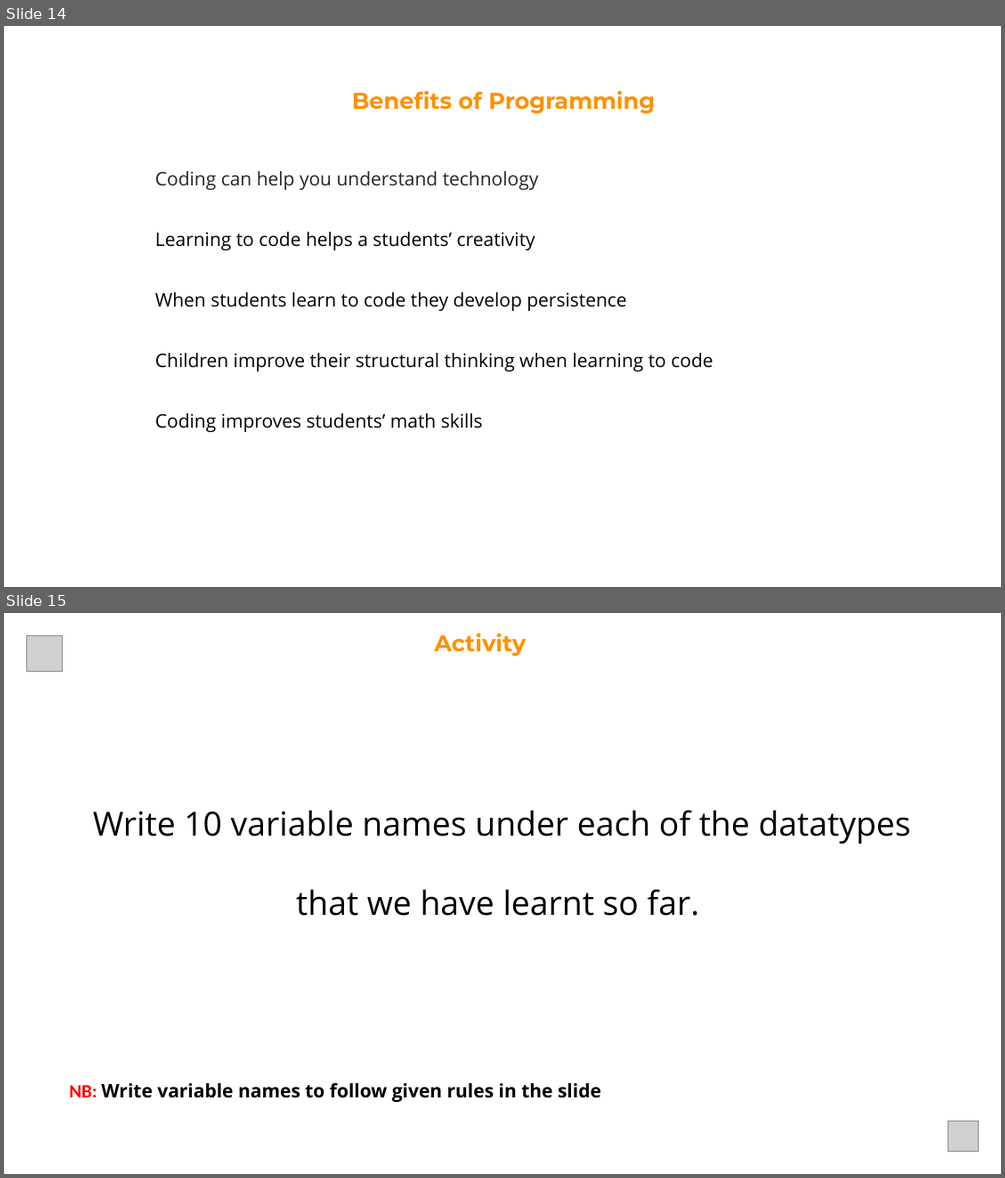
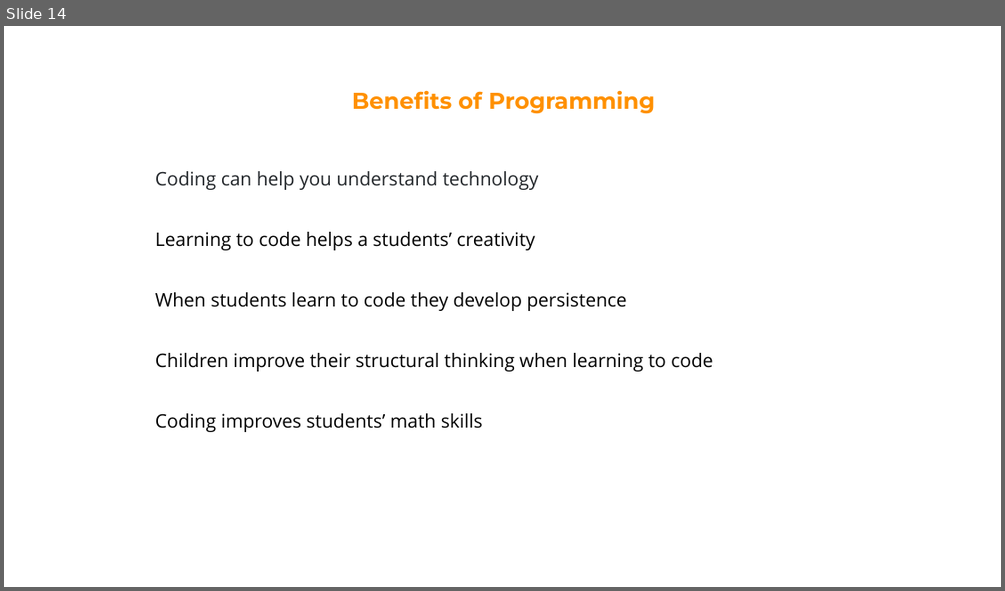
Before and after one commit to Robert-Doe/codeden, a slide deck: 1. Introduction to Program .pptx. Shown one above the other, each under a label of ours: slides 14 and 15 before the commit, slide 14 after it. The pictures are 1005x1178 and 1005x591 pixels, drawn with LibreOffice and Linux fonts; fonts in the diff are those of the drawing; grey boxes stand for pictures. Boxes give left, top, right and bottom in pixels: in the first picture for what was removed or moved away, otherwise in the second. Text is boxed around its words. In the diff, an @@ line names an element or a change of style, - is before the commit and + after.

```diff
--- a/1. Introduction to Program .pptx
+++ b/1. Introduction to Program .pptx
@@ slide 15 removed at (4, 613, 1001, 1174), background #FFFFFF @@
@@ picture removed at (26, 635, 62, 671) @@
@@ text removed at (434, 633, 526, 656) @@
-Activity
@@ text removed at (93, 810, 911, 916) @@
-Write 10 variable names under each of the datatypes that we have learnt so far.
@@ text removed at (69, 1083, 601, 1102) @@
-NB: Write variable names to follow given rules in the slide
@@ picture removed at (947, 1121, 978, 1151) @@
```
Also in this commit, not shown: 37 other files.
